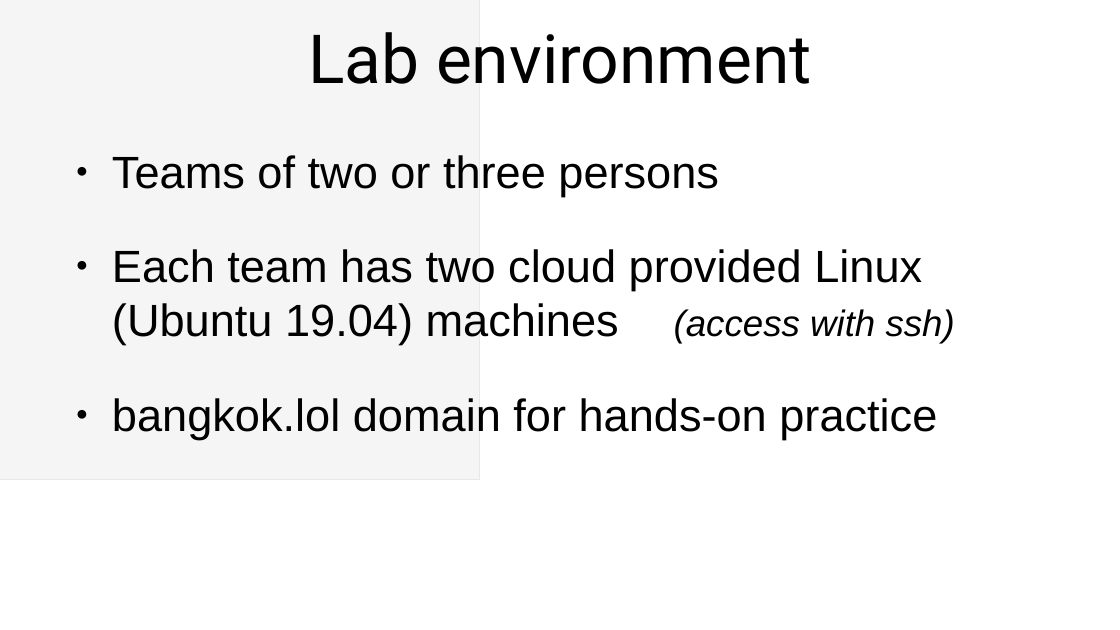
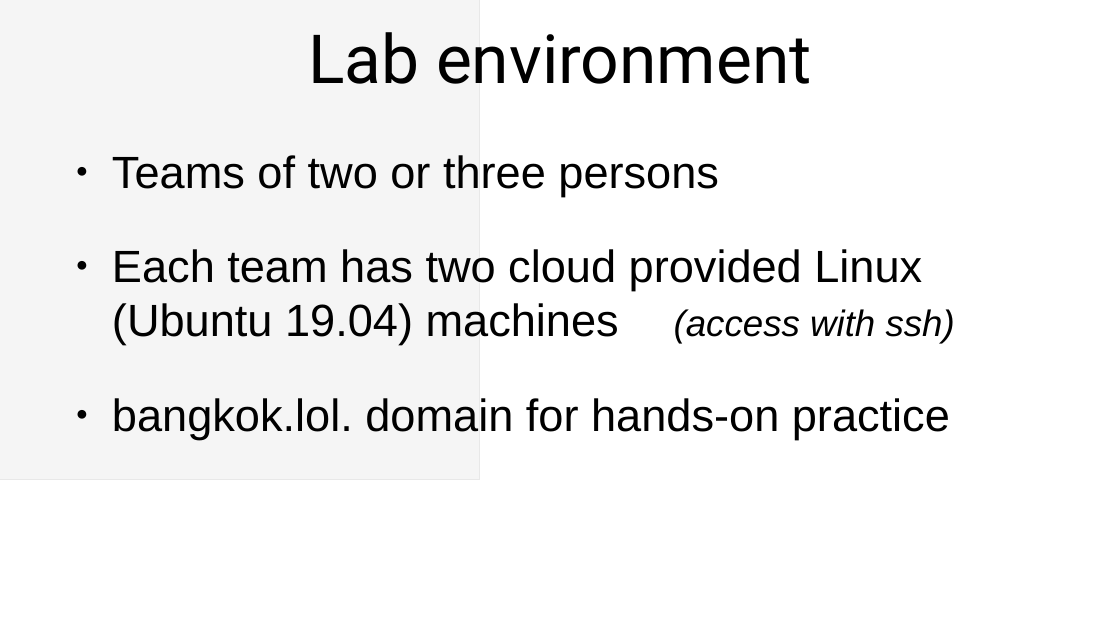
Before and after one commit to NLnetLabs/CSWDNS, a slide deck: slide 11 of slides/00-welcome.odp. Drawn at 1120x630 pixels with LibreOffice and Linux fonts; fonts in the diff are those of the drawing; grey boxes stand for pictures. Boxes give left, top, right and bottom in pixels: in the first picture for what was removed or moved away, otherwise in the second. Text is boxed around its words. In the diff, an @@ line names an element or a change of style, - is before the commit and + after.

```diff
--- a/slides/00-welcome.odp
+++ b/slides/00-welcome.odp
@@ text at (x1=112, y1=398, x2=950, y2=439): text changed @@
-● bangkok.lol domain for hands-on practice
+● bangkok.lol. domain for hands-on practice
```
Also in this commit, not shown: 24 other files.
